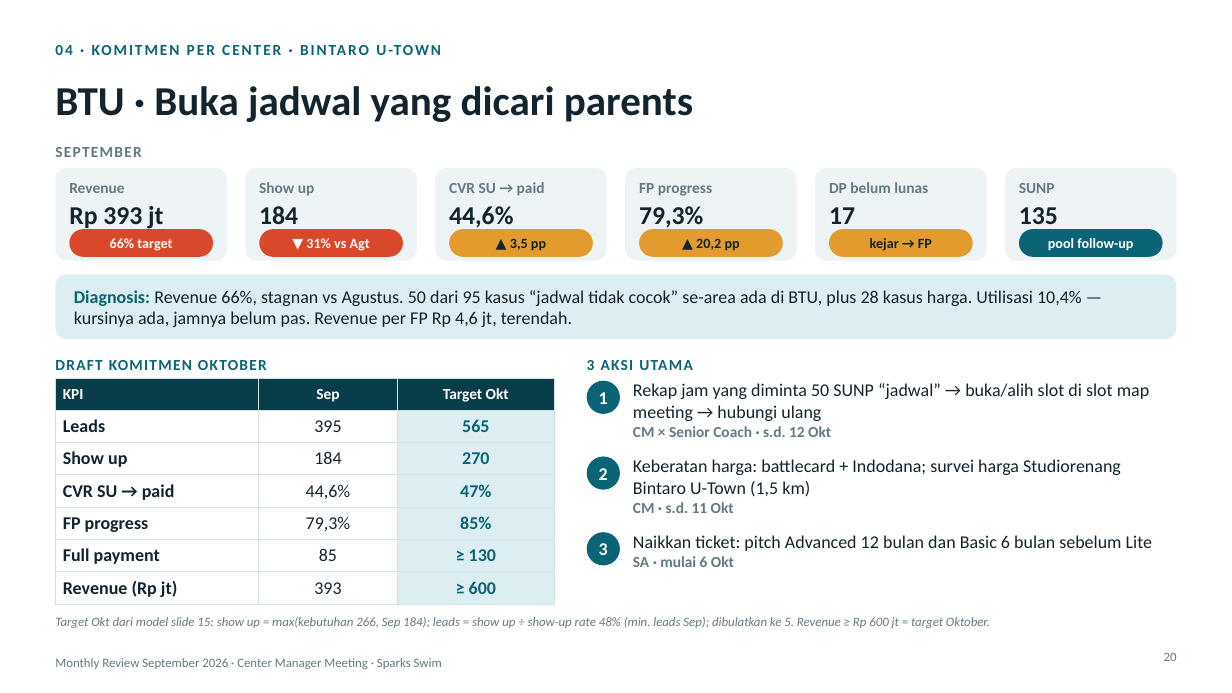
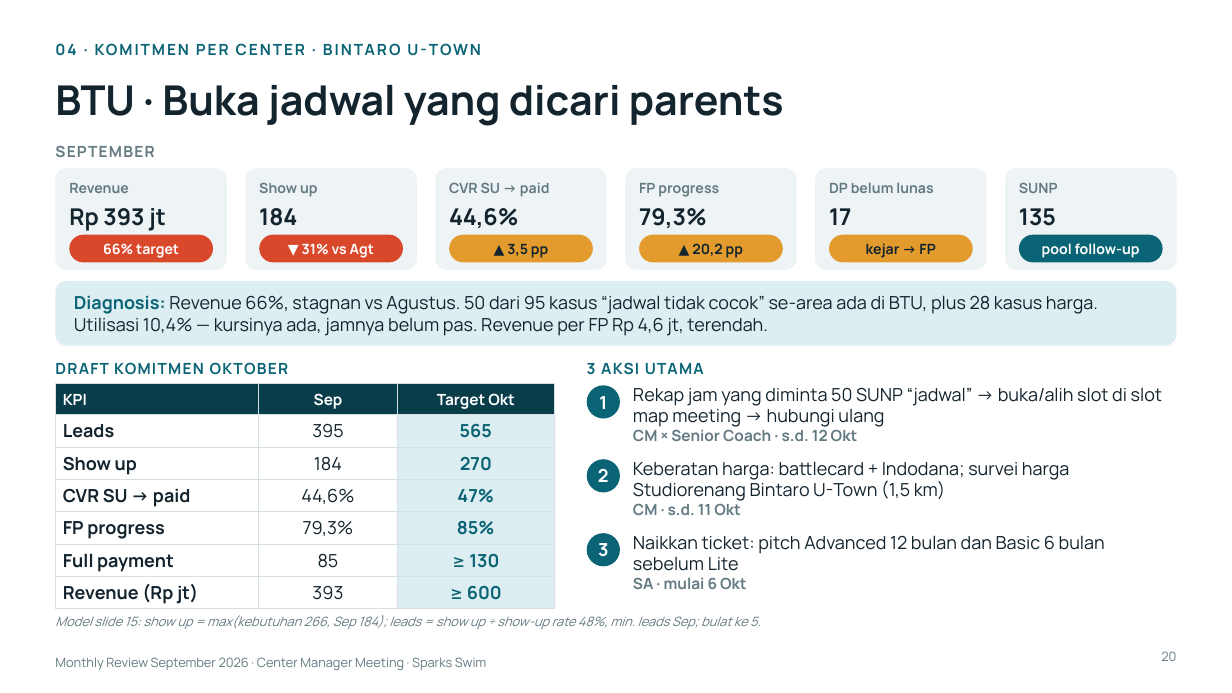
Before and after one commit to mrifqidata-code/Dashboard, a slide deck: slide 20 of monthly-review/Monthly_Review_September_2026_CM.pptx. Drawn at 1232x693 pixels with LibreOffice and Linux fonts; fonts in the diff are those of the drawing. Boxes give left, top, right and bottom in pixels: in the first picture for what was removed or moved away, otherwise in the second. Text is boxed around its words. In the diff, an @@ line names an element or a change of style, - is before the commit and + after.

```diff
--- a/monthly-review/Monthly_Review_September_2026_CM.pptx
+++ b/monthly-review/Monthly_Review_September_2026_CM.pptx
@@ rounded rectangle resized from (x1=55, y1=168, x2=227, y2=261) to (x1=55, y1=168, x2=227, y2=270) @@
@@ rounded rectangle resized from (x1=246, y1=168, x2=418, y2=261) to (x1=246, y1=168, x2=418, y2=270) @@
@@ rounded rectangle resized from (x1=435, y1=168, x2=607, y2=261) to (x1=435, y1=168, x2=607, y2=270) @@
@@ rounded rectangle resized from (x1=626, y1=168, x2=798, y2=261) to (x1=626, y1=168, x2=798, y2=270) @@
@@ rounded rectangle resized from (x1=815, y1=168, x2=987, y2=261) to (x1=815, y1=168, x2=987, y2=270) @@
@@ proportions changed in 6 elements at (x1=55, y1=168, x2=227, y2=270), (x1=246, y1=168, x2=418, y2=270), (x1=435, y1=168, x2=607, y2=270), (x1=626, y1=168, x2=798, y2=270), (x1=815, y1=168, x2=987, y2=270), (x1=1006, y1=168, x2=1177, y2=270) @@
@@ rounded rectangle resized from (x1=1006, y1=168, x2=1177, y2=261) to (x1=1006, y1=168, x2=1177, y2=270) @@
@@ size 12 to 11 pt, font Calibri to Manrope in 6 elements at (x1=69, y1=183, x2=129, y2=193), (x1=259, y1=182, x2=318, y2=197), (x1=449, y1=182, x2=549, y2=197), (x1=639, y1=183, x2=719, y2=197), (x1=829, y1=182, x2=933, y2=193), (x1=1019, y1=182, x2=1058, y2=193) @@
@@ size 20 to 18 pt, font Calibri to Manrope in 6 elements at (x1=69, y1=208, x2=166, y2=231), (x1=259, y1=208, x2=297, y2=226), (x1=449, y1=208, x2=518, y2=228), (x1=639, y1=208, x2=707, y2=228), (x1=829, y1=208, x2=851, y2=225), (x1=1019, y1=208, x2=1056, y2=226) @@
@@ 7 rounded rectangles, 1 ellipse, 1 table moved together from (x1=55, y1=229, x2=1177, y2=601) to (x1=55, y1=235, x2=1177, y2=608) @@
@@ table at (x1=55, y1=384, x2=555, y2=608) @@
@@ font Calibri to Manrope @@
@@ text at (x1=55, y1=615, x2=761, y2=629): text changed; font Calibri to Manrope @@
-Target Okt dari model slide 15: show up = max(kebutuhan 266, Sep 184); leads = show up ÷ show-up rate 48% (min. leads Sep); dibulatkan ke 5. Revenue ≥ Rp 600 jt = target Oktober.
+Model slide 15: show up = max(kebutuhan 266, Sep 184); leads = show up ÷ show-up rate 48%, min. leads Sep; bulat ke 5.
@@ font Calibri to Manrope in 20 elements at (x1=407, y1=44, x2=418, y2=56), (x1=55, y1=84, x2=784, y2=126), (x1=55, y1=145, x2=154, y2=157), (x1=1161, y1=651, x2=1176, y2=661), (x1=587, y1=533, x2=620, y2=567), (x1=633, y1=535, x2=1105, y2=589), (x1=587, y1=459, x2=620, y2=493), (x1=633, y1=461, x2=1069, y2=515), (x1=587, y1=385, x2=620, y2=419), (x1=55, y1=362, x2=289, y2=375), (x1=587, y1=362, x2=704, y2=375), (x1=633, y1=387, x2=1162, y2=441), (x1=69, y1=235, x2=213, y2=262), (x1=260, y1=235, x2=404, y2=262), (x1=449, y1=235, x2=593, y2=262), (x1=640, y1=235, x2=784, y2=262), (x1=829, y1=235, x2=973, y2=262), (x1=1019, y1=235, x2=1164, y2=262), (x1=74, y1=295, x2=1098, y2=336), (x1=55, y1=657, x2=487, y2=670) @@
```
Also in this commit, not shown: 23 other slides changed, 2 other files.
